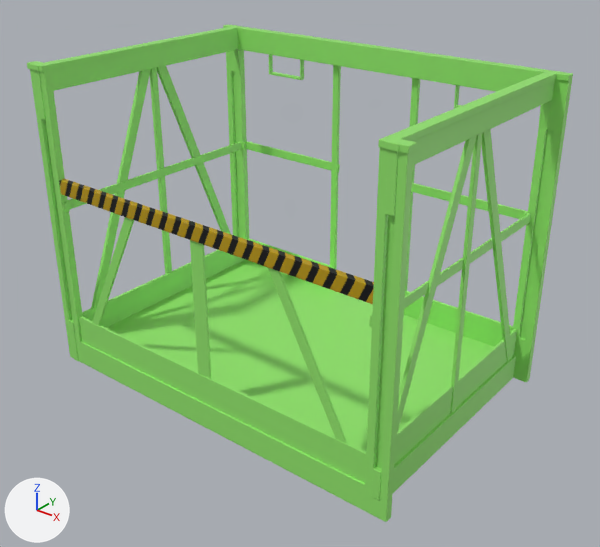
What one commit did to the Blender file Assets Len/Week 4/Platform/constructionPlatform_09.blend.
Both versions are drawn from a 50 mm lens placed at (1.75, -2.11, 1.66), pointed at (0.06, 0.0, 0.35). The lights are fixed; the arrows at lower left show +X, +Y and +Z.

In view in the first picture: 'floor', 'railing.006', 'railing.008'.
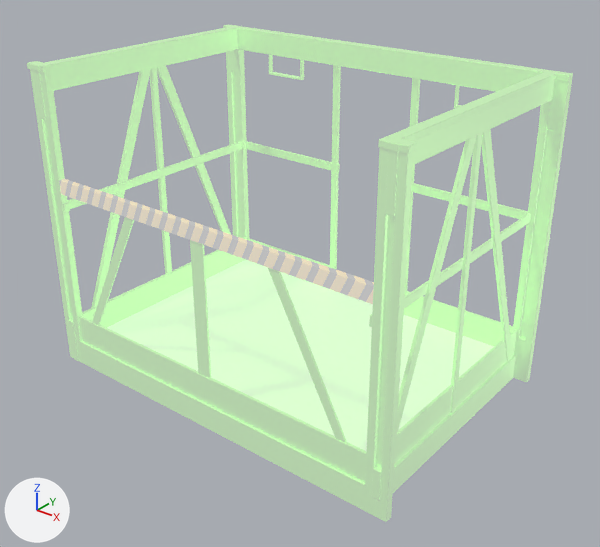
Pixel boxes [x1, y1, x2, y2] of what changed, in the pictures (600 x 547 px):
'railing.006', surface changed, recoloured
    both: [27, 25, 573, 522]
'floor', surface changed, recoloured
    both: [107, 260, 494, 451]
'railing.008', recoloured
    both: [59, 179, 374, 304]

Diff of the bpy script that builds the scene:
```diff
--- a/Assets Len/Week 4/Platform/constructionPlatform_09.blend.py
+++ b/Assets Len/Week 4/Platform/constructionPlatform_09.blend.py
@@ mat_metal_floor @@
 mat_metal_floor.base_color = (0.297, 0.8, 0.154)  # green #94e76d
+mat_metal_floor.emission_color = (0.54, 0.54, 0.54)  # light grey #c2c2c2
+mat_metal_floor.metallic = 0.706
+mat_metal_floor.emission_strength = 1.0
@@ mat_metal_yellow @@
 mat_metal_yellow.base_color = (0.297, 0.8, 0.154)  # green #94e76d
+mat_metal_yellow.emission_color = (0.336, 0.336, 0.336)  # grey #9d9d9d
+mat_metal_yellow.metallic = 0.527
+mat_metal_yellow.emission_strength = 1.0
@@ mat_metal_yellow_stripes @@
 _N = mat_metal_yellow_stripes.node_tree.nodes; _L = mat_metal_yellow_stripes.node_tree.links
-n0 = _N.new('ShaderNodeBsdfPrincipled'); n0.name = 'Principled BSDF'
-n0.distribution = 'GGX'
-n0.subsurface_method = 'RANDOM_WALK_SKIN'
 n1 = _N.new('ShaderNodeOutputMaterial'); n1.name = 'Material Output'
@@ mat_metal_yellow_stripes @@
 n9.inputs[3].default_value = (4.7, 4.7, 4.7)  # 'Scale'
+n0 = _N.new('ShaderNodeBsdfPrincipled'); n0.name = 'Principled BSDF'
+n0.distribution = 'GGX'
+n0.subsurface_method = 'RANDOM_WALK_SKIN'
+n0.inputs[28].default_value = 1.0  # 'Emission Strength'
+n10 = _N.new('ShaderNodeValue'); n10.name = 'Value'
+n10.outputs[0].default_value = 0.5  # 'Value'
 _L.new(n0.outputs[0], n1.inputs[0])  # 'BSDF' to 'Surface'
@@ mat_metal_yellow_stripes @@
 _L.new(n2.outputs[3], n9.inputs[0])  # 'Object' to 'Vector'
+_L.new(n10.outputs[0], n0.inputs[1])  # 'Value' to 'Metallic'
+_L.new(n10.outputs[0], n0.inputs[27])  # 'Value' to 'Emission Color'
```
